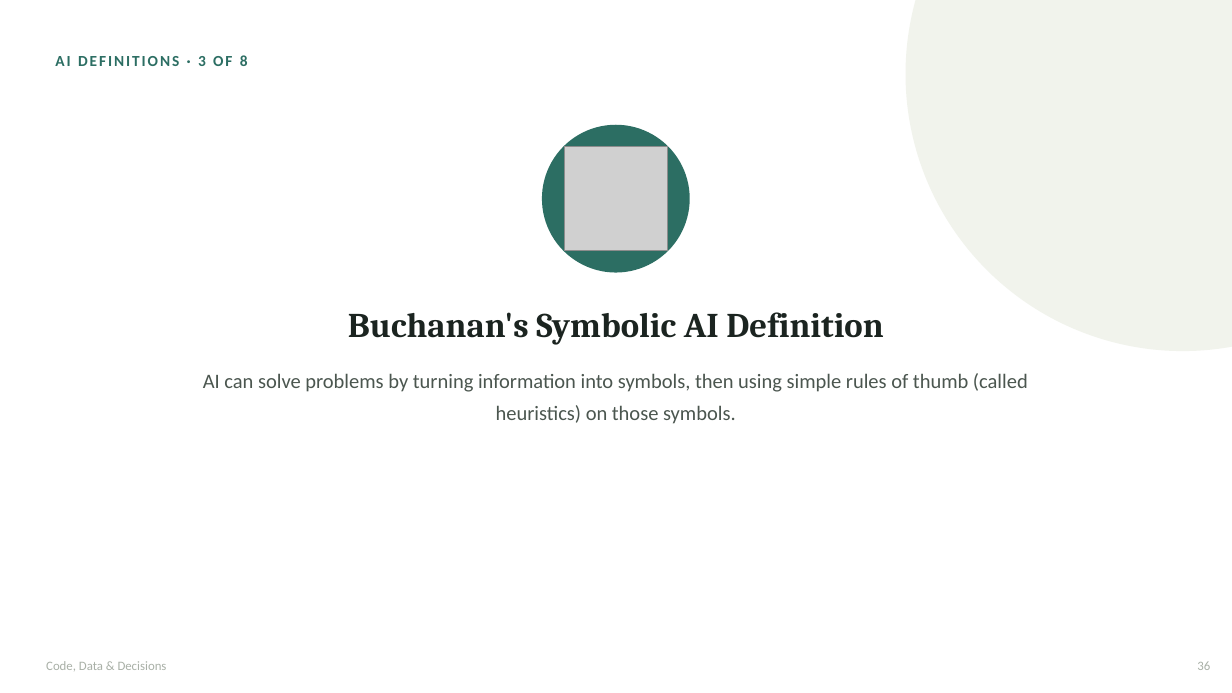
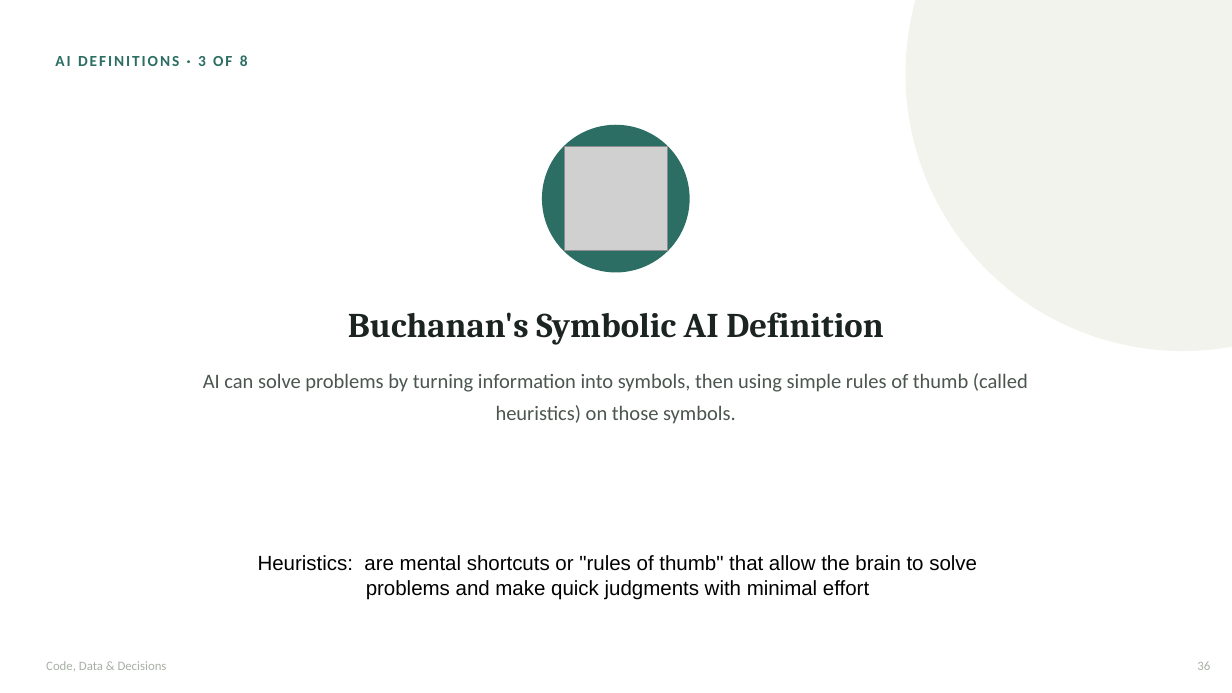
Before and after one commit to waseem-development/ai-ml-course, a slide deck: slide 36 of slides/1_course_day1_day2_v2.pptx. Drawn at 1232x693 pixels with LibreOffice and Linux fonts; fonts in the diff are those of the drawing; grey boxes stand for pictures. Boxes give left, top, right and bottom in pixels: in the first picture for what was removed or moved away, otherwise in the second. Text is boxed around its words. In the diff, an @@ line names an element or a change of style, - is before the commit and + after.

```diff
--- a/slides/1_course_day1_day2_v2.pptx
+++ b/slides/1_course_day1_day2_v2.pptx
@@ text added at [258, 555, 977, 600], 16 pt, text #000000 @@
+Heuristics: are mental shortcuts or "rules of thumb" that allow the brain to solve problems and make quick judgments with minimal effort
```
Also in this commit, not shown: 10 other slides changed, 3 slides added, 1 other file.
